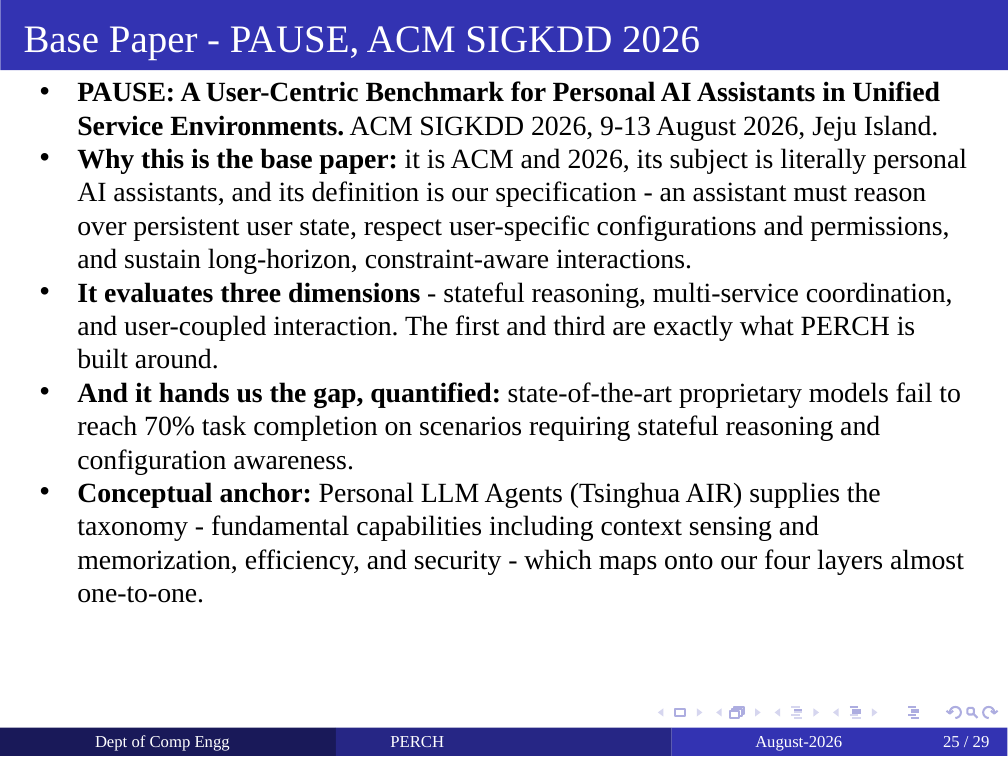
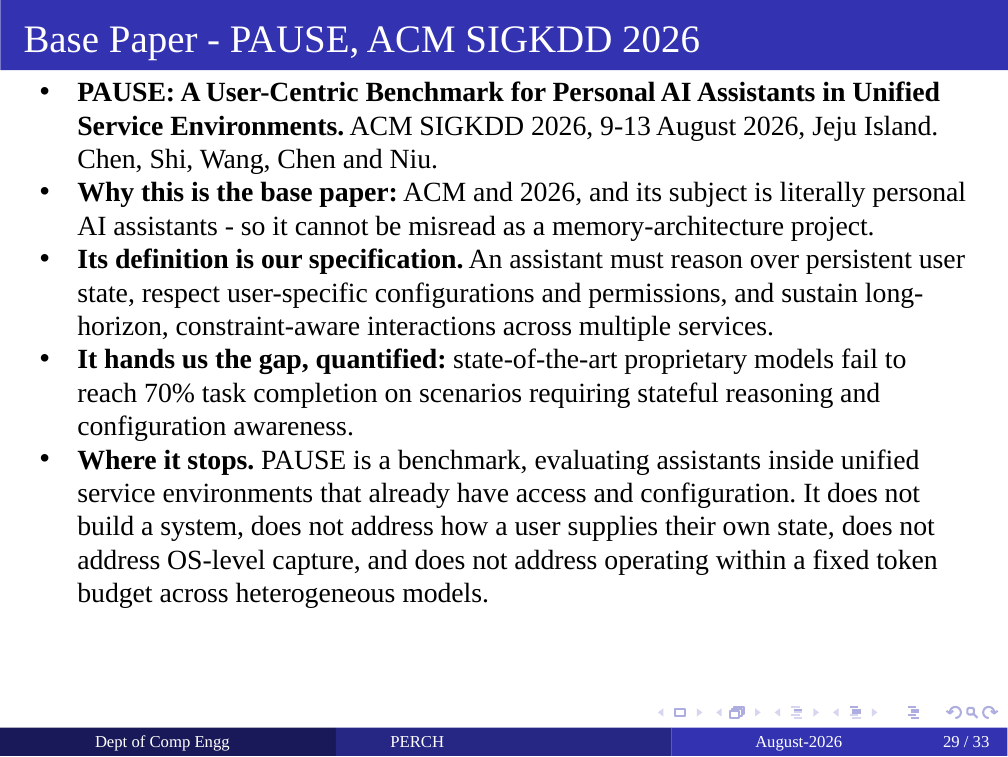
Before and after one commit to yashdoke7/perch, a slide deck: slide 29 of docs/PERCH_Project_Review.pptx (slide 25 before the commit). Drawn at 1008x757 pixels with LibreOffice and Linux fonts; fonts in the diff are those of the drawing. Boxes give left, top, right and bottom in pixels: in the first picture for what was removed or moved away, otherwise in the second. Text is boxed around its words. In the diff, an @@ line names an element or a change of style, - is before the commit and + after.

```diff
--- a/docs/PERCH_Project_Review.pptx
+++ b/docs/PERCH_Project_Review.pptx
@@ text at (77, 81, 966, 608): text changed @@
-  • PAUSE: A User-Centric Benchmark for Personal AI Assistants in Unified Service Environments. ACM SIGKDD 2026, 9-13 August 2026, Jeju Island.
-  • Why this is the base paper: it is ACM and 2026, its subject is literally personal AI assistants, and its definition is our specification - an assistant must reason over persistent user state, respect user-specific configurations and permissions, and sustain long-horizon, constraint-aware interactions.
-  • It evaluates three dimensions - stateful reasoning, multi-service coordination, and user-coupled interaction. The first and third are exactly what PERCH is built around.
-  • And it hands us the gap, quantified: state-of-the-art proprietary models fail to reach 70% task completion on scenarios requiring stateful reasoning and configuration awareness.
-  • Conceptual anchor: Personal LLM Agents (Tsinghua AIR) supplies the taxonomy - fundamental capabilities including context sensing and memorization, efficiency, and security - which maps onto our four layers almost one-to-one.
+  • PAUSE: A User-Centric Benchmark for Personal AI Assistants in Unified Service Environments. ACM SIGKDD 2026, 9-13 August 2026, Jeju Island. Chen, Shi, Wang, Chen and Niu.
+  • Why this is the base paper: ACM and 2026, and its subject is literally personal AI assistants - so it cannot be misread as a memory-architecture project.
+  • Its definition is our specification. An assistant must reason over persistent user state, respect user-specific configurations and permissions, and sustain long-horizon, constraint-aware interactions across multiple services.
+  • It hands us the gap, quantified: state-of-the-art proprietary models fail to reach 70% task completion on scenarios requiring stateful reasoning and configuration awareness.
+  • Where it stops. PAUSE is a benchmark, evaluating assistants inside unified service environments that already have access and configuration. It does not build a system, does not address how a user supplies their own state, does not address OS-level capture, and does not address operating within a fixed token budget across heterogeneous models.
@@ page number at (943, 736, 990, 747): text changed @@
-25 / 29
+29 / 33
```
Also in this commit, not shown: 27 other slides changed, 4 slides added, 2 other files.
